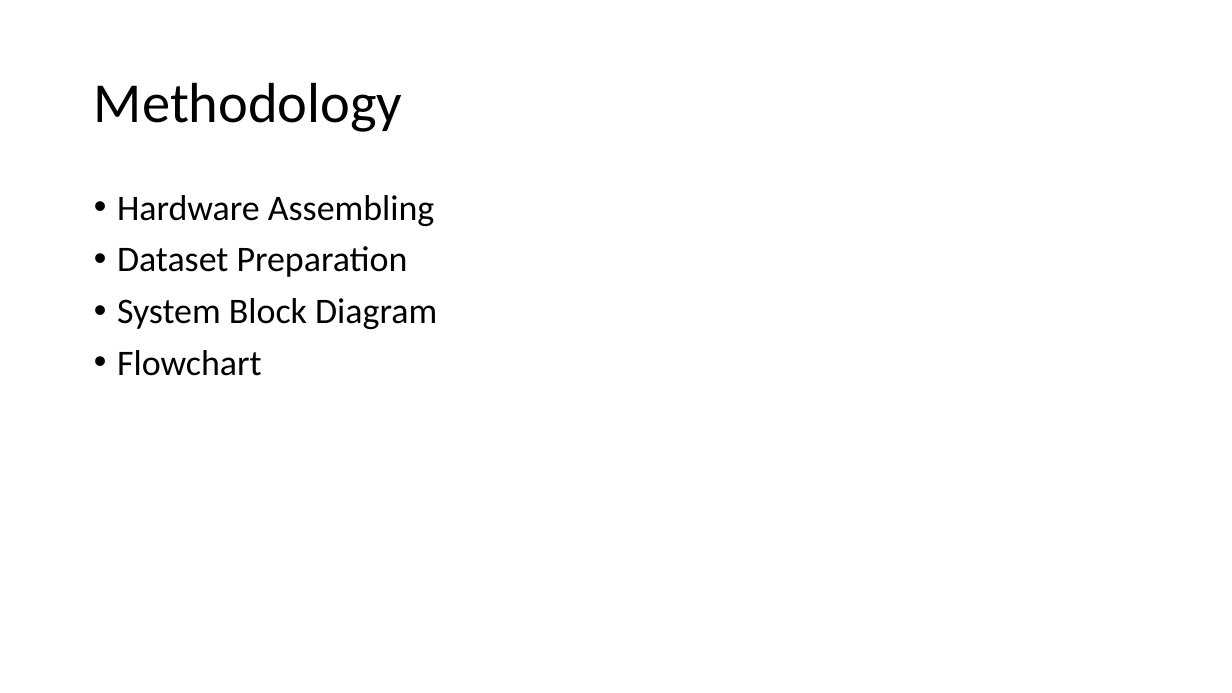
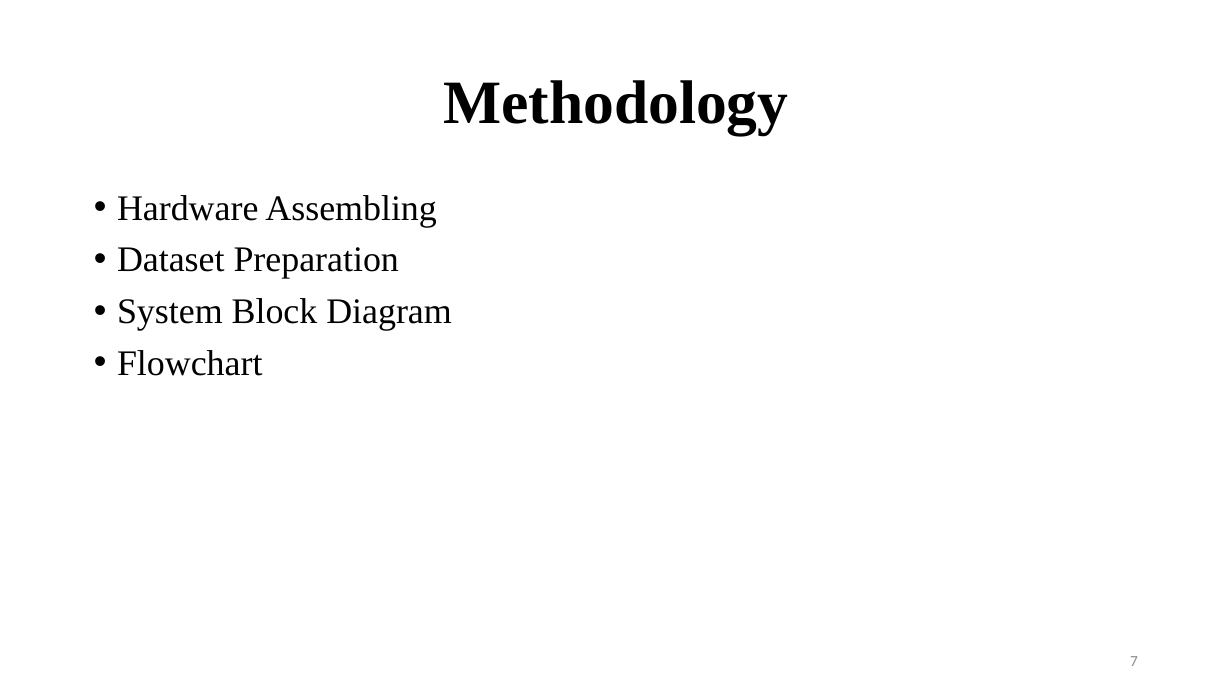
Before and after one commit to BipinGodar/ProjectReport, a slide deck: slide 7 of Smart Gloves using Flex Sensor.pptx. Drawn at 1232x693 pixels with LibreOffice and Linux fonts; fonts in the diff are those of the drawing. Boxes give left, top, right and bottom in pixels: in the first picture for what was removed or moved away, otherwise in the second. Text is boxed around its words. In the diff, an @@ line names an element or a change of style, - is before the commit and + after.

```diff
--- a/Smart Gloves using Flex Sensor.pptx
+++ b/Smart Gloves using Flex Sensor.pptx
@@ title "Methodology" at (x1=443, y1=80, x2=788, y2=135): size 44 to 48 pt, font Calibri to Times New Roman, bold on; alignment left to centre @@
@@ text "Hardware Assembling" at (x1=117, y1=195, x2=452, y2=376): font Calibri to Times New Roman @@
@@ page number added at (x1=1130, y1=656, x2=1138, y2=666), 12 pt, text #8C8C8C @@
+7
```
Also in this commit, not shown: 11 other slides changed, 9 slides added, 5 slides removed, 3 other files.
